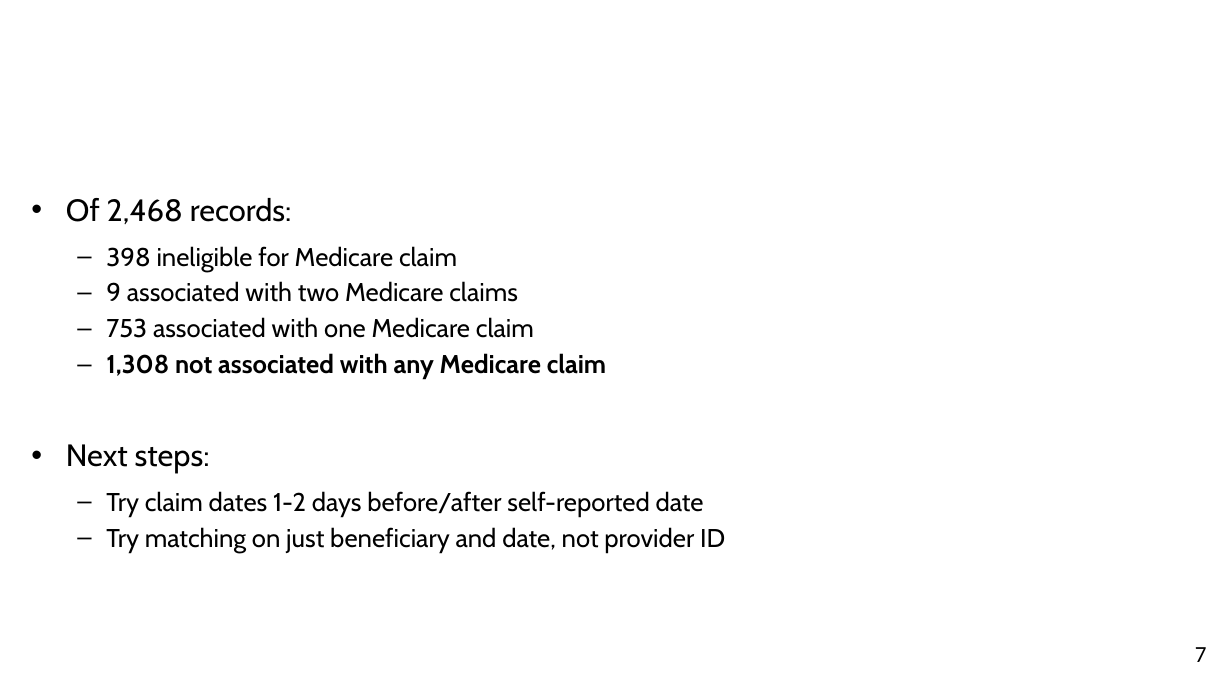
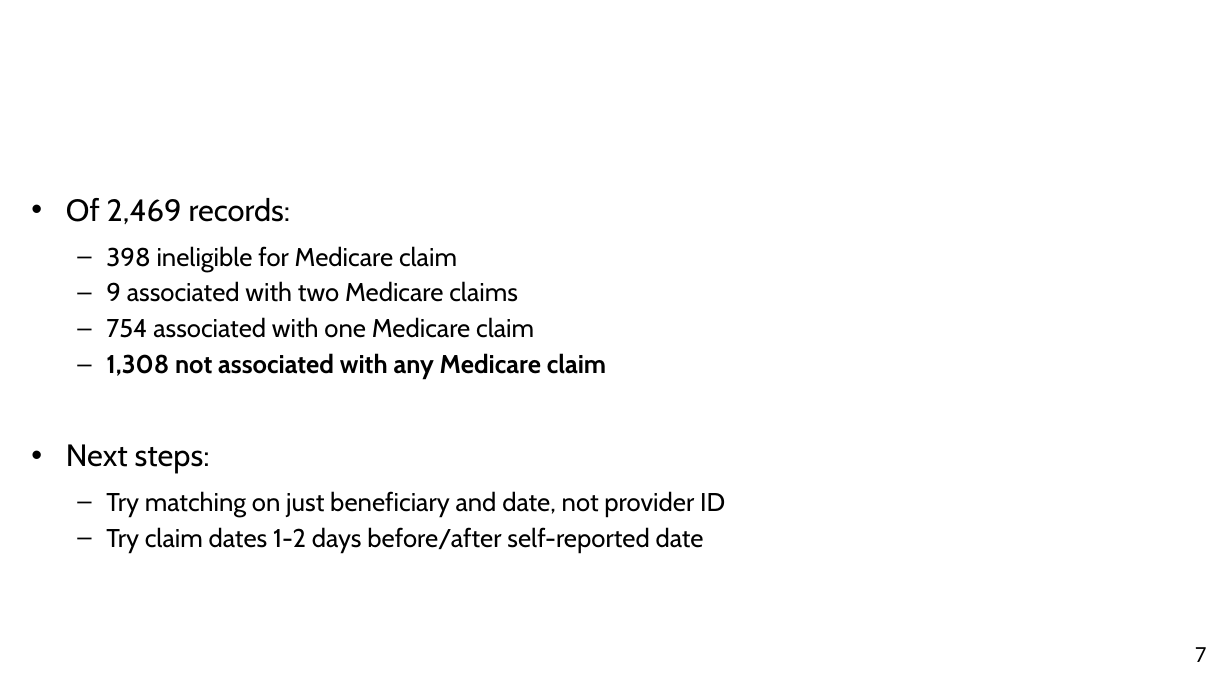
Before and after one commit to HHS/capstone.andrew.brecher, a slide deck: slide 7 of AndrewBrecher_presentation_2018-06-28.pptx. Drawn at 1232x693 pixels with LibreOffice and Linux fonts; fonts in the diff are those of the drawing; background and template pictures are left out. Boxes give left, top, right and bottom in pixels: in the first picture for what was removed or moved away, otherwise in the second. Text is boxed around its words. In the diff, an @@ line names an element or a change of style, - is before the commit and + after.

```diff
--- a/AndrewBrecher_presentation_2018-06-28.pptx
+++ b/AndrewBrecher_presentation_2018-06-28.pptx
@@ text at <box>66,198,291,224</box>: text changed @@
-• Of 2,468 records:
+• Of 2,469 records:
@@ text at <box>106,317,534,338</box>: text changed @@
-  – 753 associated with one Medicare claim
+  – 754 associated with one Medicare claim
@@ text at <box>106,491,725,517</box>: paragraph added @@
+  – Try matching on just beneficiary and date, not provider ID
@@ text at <box>106,527,725,553</box>: paragraph removed @@
-  – Try matching on just beneficiary and date, not provider ID
```
Also in this commit, not shown: 5 other slides changed.
